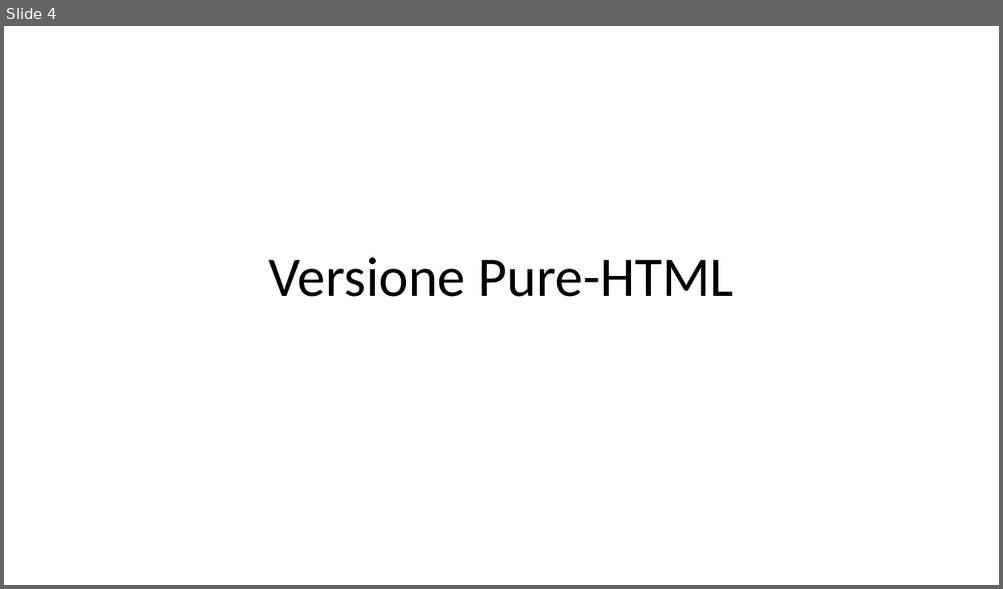
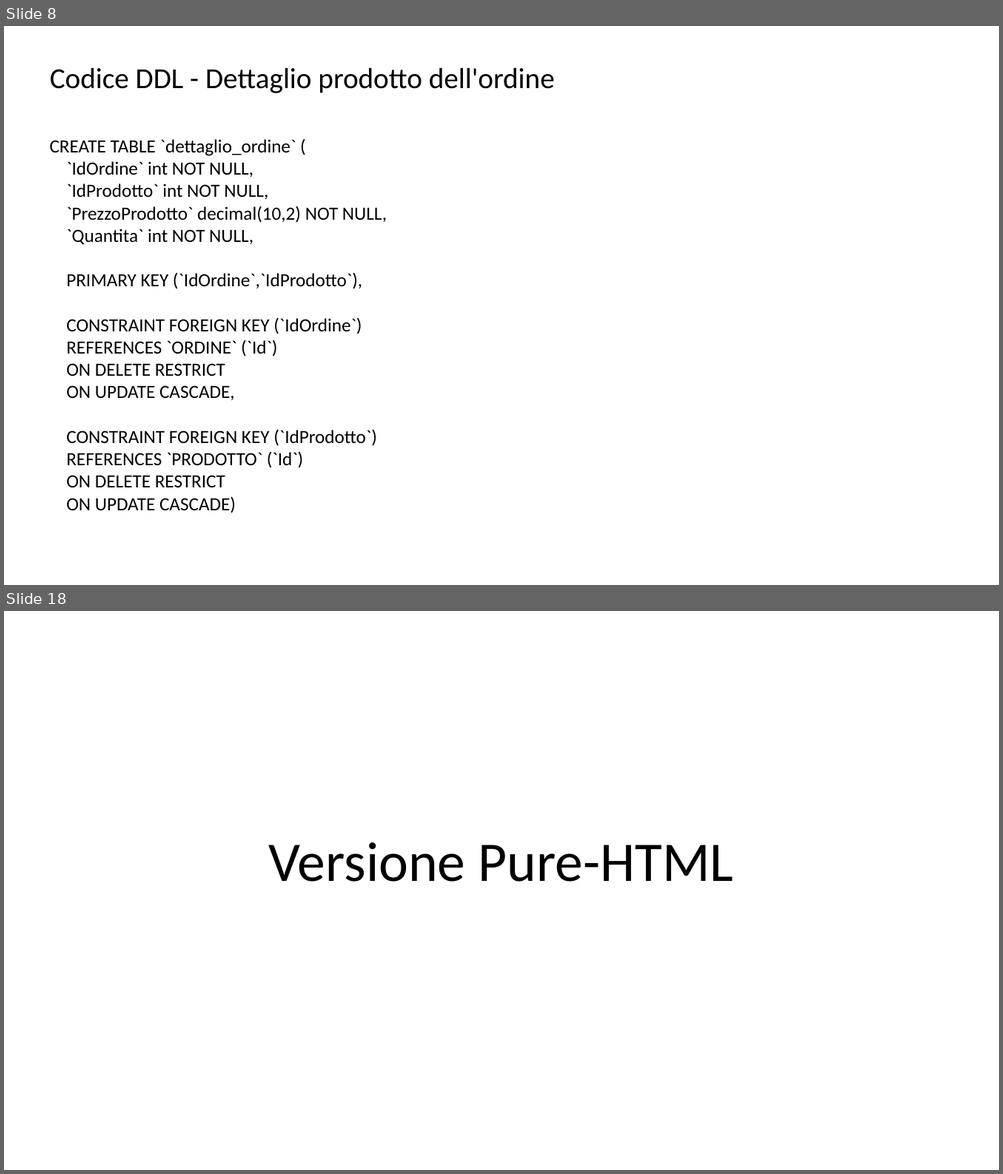
Before and after one commit to peetceenatoo/primo-sito-web, a slide deck: Progetto TIW 2023.pptx. Shown one above the other, each under a label of ours: slide 4 before the commit, slides 8 and 18 after it; the slides between them are not shown. The pictures are 1003x589 and 1003x1174 pixels, drawn with LibreOffice and Linux fonts; fonts in the diff are those of the drawing. Boxes give left, top, right and bottom in pixels: in the first picture for what was removed or moved away, otherwise in the second. Text is boxed around its words. In the diff, an @@ line names an element or a change of style, - is before the commit and + after.

```diff
--- a/Progetto TIW 2023.pptx
+++ b/Progetto TIW 2023.pptx
@@ slide 8 added at box(4, 26, 999, 585), background #FFFFFF @@
@@ title added at box(50, 67, 555, 93), 28 pt, text #000000 @@
+Codice DDL - Dettaglio prodotto dell'ordine
@@ text added at box(50, 139, 387, 514), 18 pt, text #000000 @@
+CREATE TABLE `dettaglio_ordine` (
+`IdOrdine` int NOT NULL,
+`IdProdotto` int NOT NULL,
+`PrezzoProdotto` decimal(10,2) NOT NULL,
+`Quantita` int NOT NULL,
+PRIMARY KEY (`IdOrdine`,`IdProdotto`),
+CONSTRAINT FOREIGN KEY (`IdOrdine`)
+REFERENCES `ORDINE` (`Id`)
+ON DELETE RESTRICT
+ON UPDATE CASCADE,
+CONSTRAINT FOREIGN KEY (`IdProdotto`)
+REFERENCES `PRODOTTO` (`Id`)
+ON DELETE RESTRICT
+ON UPDATE CASCADE)
@@ what was slide 4 is now slide 18 @@
```
Also in this commit, not shown: 1 slide changed, 33 other slides added.
